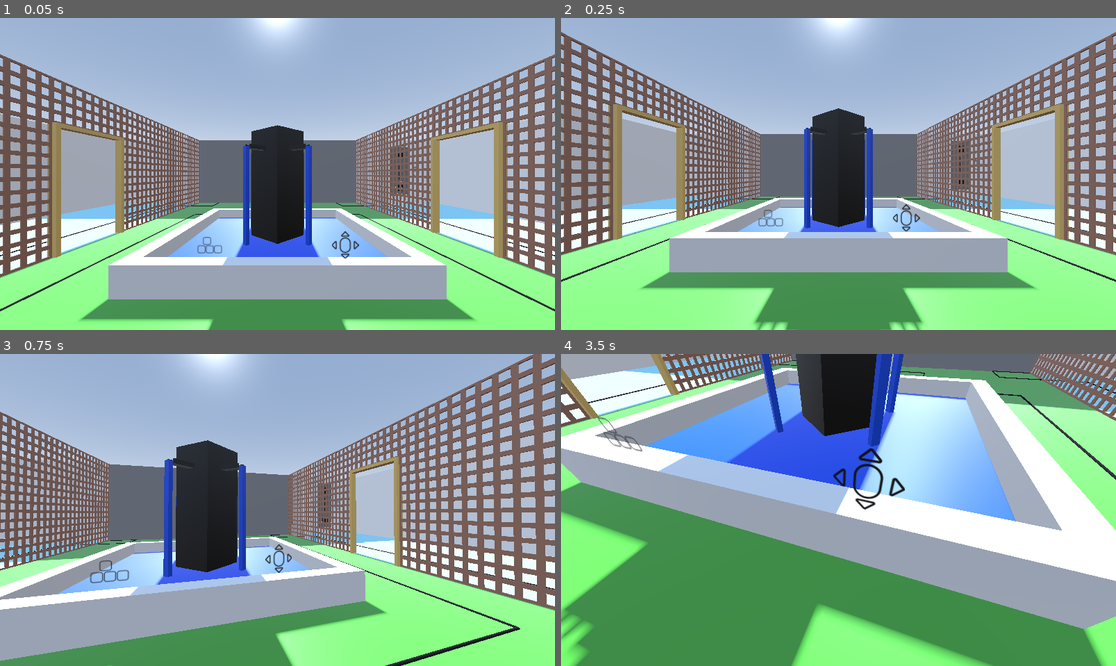
Above: before the commit, frames 1-4 (two rows, left to right).
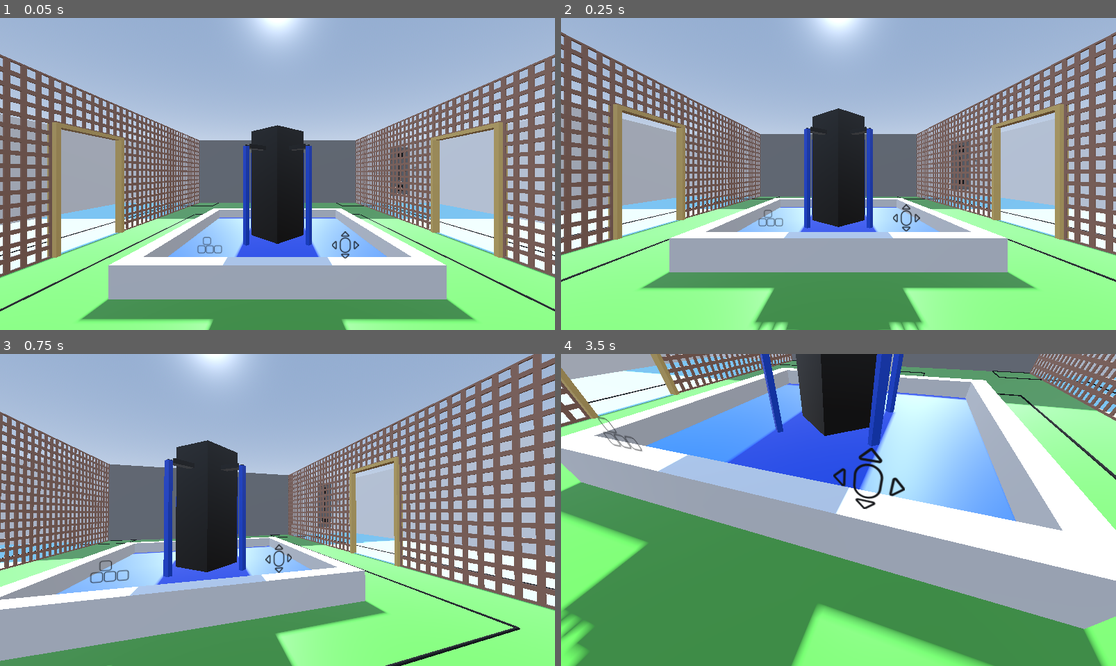
Above: after the commit, the same moments.

Repository: MarkRoss470/grid-puzzle-game
Game: Godot game, scene res://Main.tscn
The game is run twice, just before and just after one commit, with the same random seed, the same clock (stepped at 60 frames per second) and the same inputs.
Inputs (mouse positions are in pixels of both pictures, inside the frame that each line leads up to):
- Up to frame 1 (0.05 s): no input
- Up to frame 2 (0.25 s): no input
- Up to frame 3 (0.75 s): tap Enter at 0.5 s; move the mouse to (305, 510) at 0.52 s; hold W (move_forward) from 0.53 s (still down); tap Space (free_mouse) at 0.6 s; click (305, 510) at 0.67 s
- Up to frame 4 (3.5 s): tap R (reset) at 1.25, 2 s; move the mouse to (727, 525) at 1.27 s; release W (move_forward) at 1.28 s; hold S (move_backward) 1.28-2.03 s; tap Shift (run) at 1.35, 2.85 s; move the mouse to (894, 441) at 2.02 s; hold D (move_right) 2.03-2.78 s; tap Space (free_mouse) at 2.1 s; move the mouse to (832, 516) at 2.77 s; hold W (move_forward) from 2.78 s (still down); click (832, 516) at 2.92 s

Frame 1 is identical in both runs. In frame 2, less than 0.1% of the frame differs, in the area x 0-100%, y 12-74%; in frame 3, less than 0.1%; in frame 4, 0.5%, in the area x 0-100%, y 0-88%.

Commit message:
Added cube sculpture and puzzles based on it

Diff:
--- a/Main.tscn
+++ b/Main.tscn
@@ -17,6 +17,7 @@
 [ext_resource type="Texture2D" uid="uid://dmjcrxvgl0y0q" path="res://textures/Object Textures/Control Tutorials/reset.png" id="10_18o3s"]
 [ext_resource type="Script" path="res://scripts/PuzzleResponses/PuzzleResponseObjectMotion.gd" id="13_2mdim"]
 [ext_resource type="Script" path="res://scripts/Puzzles/SingleSolutionPuzzle.gd" id="17_6486b"]
+[ext_resource type="PackedScene" uid="uid://kjoth08mmteq" path="res://models/cube statue.glb" id="18_xx0p1"]
 
 [sub_resource type="CapsuleShape3D" id="4"]
 height = 1.5
@@ -124,7 +125,7 @@
 size = Vector3(0.1, 4, 6.5)
 
 [sub_resource type="BoxShape3D" id="36"]
-size = Vector3(20, 0.001, 20)
+size = Vector3(80, 0.001, 80)
 
 [sub_resource type="BoxShape3D" id="47"]
 size = Vector3(5, 2, 5)
@@ -820,19 +821,58 @@
 mesh = SubResource("PlaneMesh_a654v")
 material = SubResource("StandardMaterial3D_2k6b0")
 
-[node name="Fountain North-East Side" type="Node3D" parent="Courtyard"]
-transform = Transform3D(0.0707107, 0, 0.0707107, 0, 0.1, 0, -0.0707107, 0, 0.0707107, 0.354, 3, -2.854)
-
-[node name="Wire Puzzle" type="Node3D" parent="Courtyard/Fountain North-East Side" node_paths=PackedStringArray("instance")]
+[node name="Fountain Puzzles" type="Node3D" parent="Courtyard"]
+transform = Transform3D(1, 0, 0, 0, 1, 0, 0, 0, 1, 0, 3, -2.5)
+
+[node name="North-East Side" type="Node3D" parent="Courtyard/Fountain Puzzles"]
+transform = Transform3D(0.0707107, 0, 0.0707107, 0, 0.1, 0, -0.0707107, 0, 0.0707107, 0.354, 0, -0.354)
+
+[node name="Wire Puzzle" type="Node3D" parent="Courtyard/Fountain Puzzles/North-East Side" node_paths=PackedStringArray("instance")]
 transform = Transform3D(0.003328, -0.000161548, 0.999995, -0.00209669, 0.999998, 0.000168526, -0.999992, -0.00209724, 0.0033277, 0.00999832, -2.5, 3.5)
 script = ExtResource("17_6486b")
 solution = [[0, 0, 0, 0, 0, 0, 0, 0], [1, 0, 0, 0, 0, 0, 0, 0], [3, 1, 0, 0, 0, 0, 1, 0], [1, 3, 0, 0, 2, 2, 3, 0], [2, 0, 0, 0, 1, 0, 0, 0], [0, 2, 0, 0, 3, 0, 1, 0], [2, 0, 0, 0, 0, 0, 3, 0], [0, 0, 0, 0, 0, 0, 0, 0]]
 puzzle = [8.0, 8.0, [[[1, 0, 0], [1, 0, 0], [1, 0, 0], [1, 0, 0], [1, 0, 0], [1, 0, 0], [1, 0, 0], [1, 0, 0]], [[3, 1,  …(622 unchanged characters)…
-instance = NodePath("../../../Tile")
+instance = NodePath("../../../../Tile")
 colour_base = Color(0, 0, 0, 1)
-colour_hover = Color(0.0470588, 0.0470588, 0.0470588, 1)
+colour_hover = Color(0, 0, 0, 1)
 colour_solved_base = Color(0.0196078, 0, 0.337255, 1)
-colour_solved_hover = Color(0, 0, 0.768627, 1)
+colour_solved_hover = Color(0.0196078, 0, 0.337255, 1)
+
+[node name="North-West Side" type="Node3D" parent="Courtyard/Fountain Puzzles"]
+transform = Transform3D(-0.141421, 0, -0.141421, 0, 0.2, 0, 0.141421, 0, -0.141421, -0.354, 0, -0.354)
+
+[node name="Top Cube Puzzle" type="Node3D" parent="Courtyard/Fountain Puzzles/North-West Side" node_paths=PackedStringArray("instance")]
+transform = Transform3D(1, 0, 0, 0, 1, 0, 0, 0, 1, -1.5, -1, 0)
+script = ExtResource("17_6486b")
+solution = [[0, 2, 0, 2], [3, 0, 0, 1], [0, 0, 0, 2], [2, 3, 2, 0]]
+puzzle = [4.0, 4.0, [[[3, 1, 1], [3, 1, 0], [3, 1, 1], [3, 1, 0]], [[3, 1, 2], [0, 0, 0], [0, 0, 0], [3, 1, 3]], [[3, 1, 1], [0, 0, 0], [0, 0, 0], [3, 1, 0]], [[3, 1, 2], [3, 1, 3], [3, 1, 2], [3, 1, 3]]]]
+instance = NodePath("../../../../Tile")
+colour_base = Color(0, 0, 0, 1)
+colour_hover = Color(0, 0, 0, 1)
+colour_solved_base = Color(0.0196078, 0, 0.337255, 1)
+colour_solved_hover = Color(0.0196078, 0, 0.337255, 1)
+
+[node name="Middle Cube Puzzle" type="Node3D" parent="Courtyard/Fountain Puzzles/North-West Side" node_paths=PackedStringArray("instance")]
+transform = Transform3D(1, 0, 0, 0, 1, 0, 0, 0, 1, -1.5, -5.5, 0)
+script = ExtResource("17_6486b")
+solution = [[0, 2, 0, 0], [2, 0, 2, 3], [0, 2, 0, 1], [2, 3, 2, 2]]
+puzzle = [4.0, 4.0, [[[3, 1, 1], [0, 1, 0], [0, 1, 0], [3, 1, 0]], [[3, 1, 2], [3, 1, 3], [3, 1, 2], [3, 1, 3]], [[3, 1, 1], [3, 1, 0], [3, 1, 1], [3, 1, 0]], [[3, 1, 2], [0, 1, 0], [0, 1, 0], [3, 1, 3]]]]
+instance = NodePath("../../../../Tile")
+colour_base = Color(0, 0, 0, 1)
+colour_hover = Color(0, 0, 0, 1)
+colour_solved_base = Color(0.0196078, 0, 0.337255, 1)
+colour_solved_hover = Color(0.0196078, 0, 0.337255, 1)
+
+[node name="Bottom Cube Puzzle" type="Node3D" parent="Courtyard/Fountain Puzzles/North-West Side" node_paths=PackedStringArray("instance")]
+transform = Transform3D(1, 0, 0, 0, 1, 0, 0, 0, 1, -1.5, -10, 0)
+script = ExtResource("17_6486b")
+solution = [[0, 1, 3, 0], [2, 3, 1, 3], [1, 0, 2, 0], [2, 3, 1, 2]]
+puzzle = [4.0, 4.0, [[[0, 0, 0], [3, 1, 0], [3, 1, 1], [0, 0, 0]], [[3, 1, 2], [3, 1, 3], [3, 1, 2], [3, 1, 3]], [[3, 1, 1], [3, 1, 0], [3, 1, 1], [3, 1, 0]], [[0, 0, 0], [3, 1, 3], [3, 1, 2], [0, 0, 0]]]]
+instance = NodePath("../../../../Tile")
+colour_base = Color(0, 0, 0, 1)
+colour_hover = Color(0, 0, 0, 1)
+colour_solved_base = Color(0.0196078, 0, 0.337255, 1)
+colour_solved_hover = Color(0.0196078, 0, 0.337255, 1)
 
 [node name="WorldEnvironment" type="WorldEnvironment" parent="."]
 environment = SubResource("Environment_j8joh")
@@ -841,6 +881,9 @@
 transform = Transform3D(1, 0, 0, 0, -0.765146, 0.643857, 0, -0.643857, -0.765146, 0, 3.22089, -7.8683)
 shadow_enabled = true
 
+[node name="cube statue" parent="." instance=ExtResource("18_xx0p1")]
+transform = Transform3D(1, 0, 0, 0, 1, 0, 0, 0, 1, 0, 0, -20)
+
 [connection signal="input_event" from="Tile/Area3D" to="Tile" method="input_event"]
 [connection signal="mouse_entered" from="Tile/Area3D" to="Tile" method="mouse_enter"]
 [connection signal="mouse_exited" from="Tile/Area3D" to="Tile" method="mouse_exit"]
Not shown: 1 places in Main.tscn that only renumber resources
Binary file added: models/cube statue.glb
Not shown, added: models/cube statue.glb.import
Not shown, added: models/cube statue.blend
Not shown, added: models/cube statue.blend1
